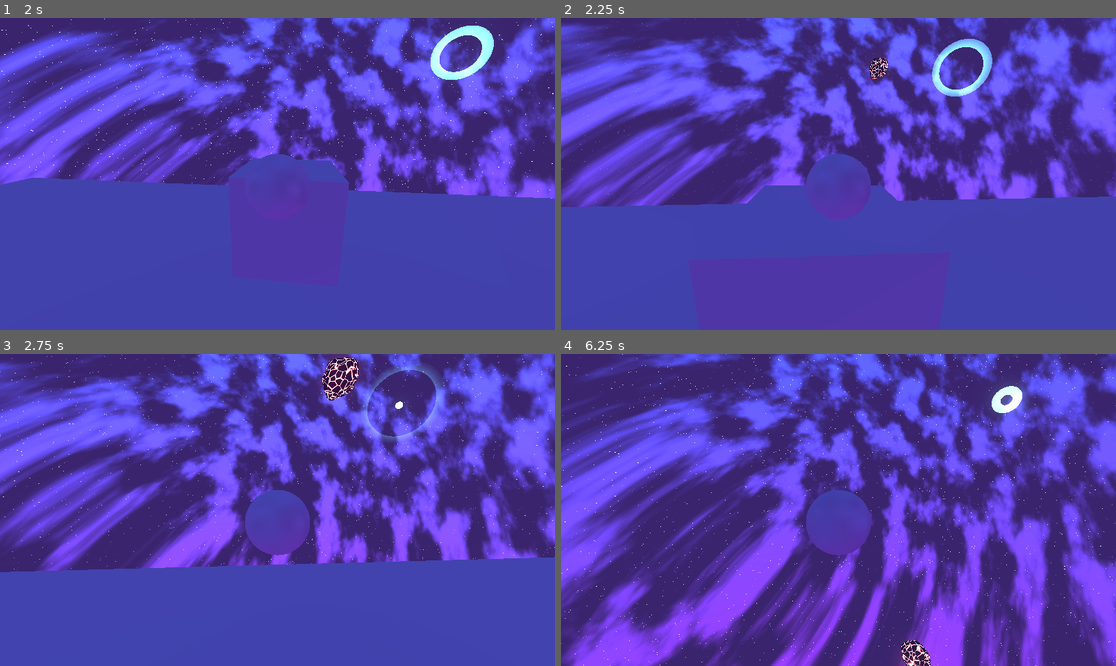
Above: before the commit, frames 1-4 (two rows, left to right).
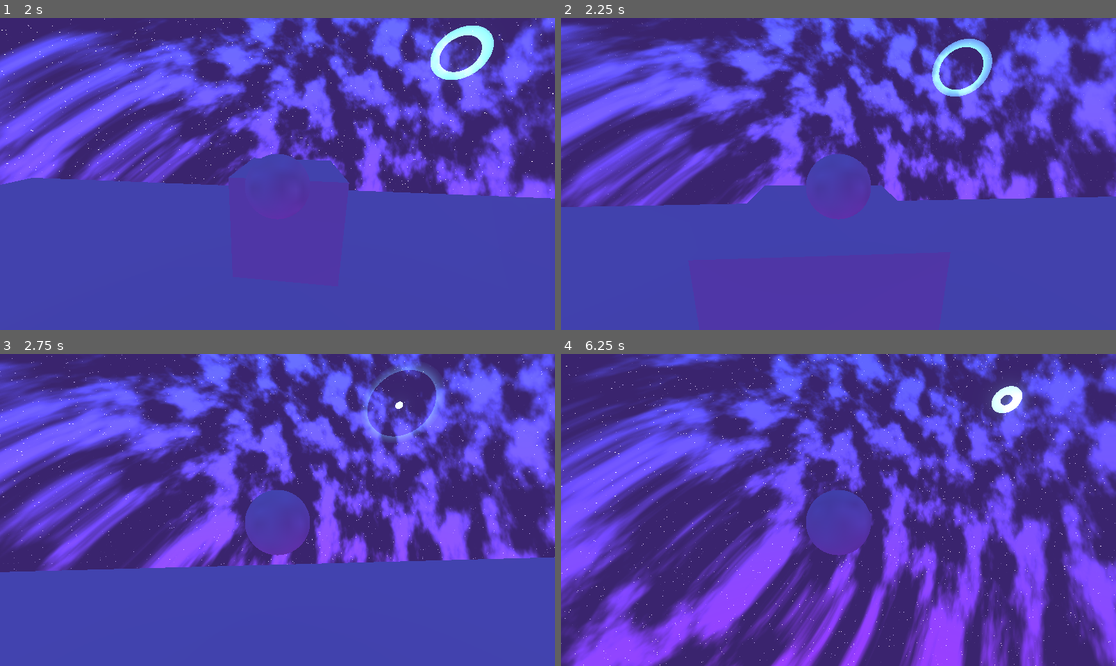
Above: after the commit, the same moments.

Repository: turab-usmani/lost-godot
Game: Godot game, scene res://scenes/main.tscn
Same seed, same stepped clock (60 frames per second), same inputs: the game is played once before the commit and once after it.
Inputs (mouse positions are in pixels of both pictures, inside the frame that each line leads up to):
- Up to frame 1 (2 s): move the mouse to (305, 174) at 0.52 s; hold Up (ui_up) from 0.53 s (still down); click (305, 174) at 0.67 s; move the mouse to (249, 174) at 1.27 s
- Up to frame 2 (2.25 s): keep holding Up (ui_up); move the mouse to (849, 167) at 2.02 s
- Up to frame 3 (2.75 s): keep holding Up (ui_up)
- Up to frame 4 (6.25 s): move the mouse to (832, 516) at 2.77 s; click (832, 516) at 2.92 s; move the mouse to (877, 513) at 3.52 s; move the mouse to (794, 506) at 4.27 s; move the mouse to (844, 510) at 5.02 s; click (844, 510) at 5.17 s; move the mouse to (816, 503) at 5.77 s; release Up (ui_up) at 5.78 s; hold Right (ui_right) from 5.78 s (still down)

Frame 1 is identical in both runs. In frame 2, 0.2% of the frame differs, in the area x 55-59%, y 12-20%; in frame 3, 0.7%, in the area x 58-65%, y 0-15%; in frame 4, 0.4%.

Commit message:
changed asteroids main.gd

Diff:
--- a/scripts/main.gd
+++ b/scripts/main.gd
@@ -2,8 +2,8 @@
 
 @export var player: Node3D
 @export var spawn_radius: float = 30.0
-@export var min_speed: float = 2.0
-@export var max_speed: float = 12.0
+@export var min_speed: float = 0.5
+@export var max_speed: float = 2.5
 @export var spawn_interval: float = 0.5
 
 var active_hazards: Array[Dictionary] = []
@@ -13,13 +13,11 @@
 	if not is_instance_valid(player):
 		return
 
-	# 1. Handle Spawning
 	timer += delta
 	if timer >= spawn_interval:
 		timer = 0.0
 		_spawn_noise_hazard()
 
-	# 2. Handle Movement and Cleanup
 	for i in range(active_hazards.size() - 1, -1, -1):
 		var hazard_data = active_hazards[i]
 		var area: Area3D = hazard_data["node"]
@@ -28,11 +26,27 @@
 			active_hazards.remove_at(i)
 			continue
 
-		area.global_position += hazard_data["direction"] * hazard_data["speed"] * delta
-
-		if area.global_position.distance_to(player.global_position) > spawn_radius * 1.5:
-			area.queue_free()
-			active_hazards.remove_at(i)
+		# Slowly drift the direction over time for organic floating
+		var drift_time = hazard_data["drift_time"] + delta
+		hazard_data["drift_time"] = drift_time
+
+		var wobble = Vector3(
+			sin(drift_time * hazard_data["wobble_freq"].x + hazard_data["wobble_phase"].x),
+			cos(drift_time * hazard_data["wobble_freq"].y + hazard_data["wobble_phase"].y),
+			sin(drift_time * hazard_data["wobble_freq"].z + hazard_data["wobble_phase"].z)
+		) * 0.3
+
+		var current_dir = (hazard_data["direction"] + wobble).normalized()
+		area.global_position += current_dir * hazard_data["speed"] * delta
+
+		# Slow spin
+		area.rotate(hazard_data["spin_axis"], hazard_data["spin_speed"] * delta)
+
+		# Bounce off the invisible sphere boundary instead of despawning
+		var dist = area.global_position.distance_to(player.global_position)
+		if dist > spawn_radius * 1.2:
+			hazard_data["direction"] = (player.global_position - area.global_position).normalized()
+
 
 func _spawn_noise_hazard() -> void:
 	var area = Area3D.new()
@@ -47,76 +61,104 @@
 
 	area.global_position = player.global_position + (spawn_dir * spawn_radius)
 
-	# --- Generate the UNIQUE Noise Mesh ---
 	var mesh_instance = MeshInstance3D.new()
-	mesh_instance.mesh = _generate_asteroid_mesh()
-
-	# === THE NEW SHADER MATERIAL ===
+	mesh_instance.mesh = _generate_alien_mesh()
+
 	var mat = ShaderMaterial.new()
 	var shader = Shader.new()
-	shader.code = _get_vein_shader_code()
+	shader.code = _get_glow_shader_code()
 	mat.shader = shader
 
-	# Pick a dark, charred base color for the rock
-	var rock_color = Color(randf_range(0.05, 0.15), randf_range(0.05, 0.15), randf_range(0.05, 0.15))
-
-	# Pick a random neon color for the glowing veins
-	var neon_colors = [
-		Color(0.9, 0.1, 0.1), # Red
-		Color(0.1, 0.9, 0.2), # Green
-		Color(0.1, 0.4, 1.0), # Blue
-		Color(0.8, 0.1, 1.0), # Purple
-		Color(1.0, 0.6, 0.1),  # Orange
-		Color(0.748, 0.236, 0.247, 1.0)
+	# Palette: deep space neons — these become the PRIMARY glow
+	var palettes = [
+		[Color(0.0, 0.8, 1.0),   Color(0.5, 0.0, 1.0)],   # Cyan / Violet
+		[Color(1.0, 0.2, 0.6),   Color(1.0, 0.6, 0.0)],   # Hot pink / Amber
+		[Color(0.1, 1.0, 0.5),   Color(0.0, 0.4, 1.0)],   # Mint / Electric blue
+		[Color(0.8, 0.0, 1.0),   Color(0.2, 0.8, 1.0)],   # Purple / Ice
+		[Color(1.0, 0.4, 0.0),   Color(1.0, 0.9, 0.1)],   # Fire / Yellow
 	]
-	var glow = neon_colors[randi() % neon_colors.size()]
-
-	# Send the unique variables to the graphics card
-	mat.set_shader_parameter("base_color", rock_color)
-	mat.set_shader_parameter("glow_color", glow)
-	# This massive random offset ensures every rock has a completely unique vein layout
-	mat.set_shader_parameter("offset", Vector3(randf() * 100.0, randf() * 100.0, randf() * 100.0))
+	var palette = palettes[randi() % palettes.size()]
+	var color_a = palette[0]
+	var color_b = palette[1]
+
+	mat.set_shader_parameter("color_a", color_a)
+	mat.set_shader_parameter("color_b", color_b)
+	mat.set_shader_parameter("glow_intensity", randf_range(3.0, 7.0))
+	mat.set_shader_parameter("noise_scale", randf_range(1.5, 4.0))
+	mat.set_shader_parameter("time_offset", randf() * 100.0)
+	mat.set_shader_parameter("pulse_speed", randf_range(0.4, 1.2))
+	mat.set_shader_parameter("rim_power", randf_range(1.5, 3.5))
 
 	mesh_instance.material_override = mat
 	area.add_child(mesh_instance)
 
-	# --- Add Collision ---
 	var collision = CollisionShape3D.new()
 	var shape = SphereShape3D.new()
 	shape.radius = 1.0
 	collision.shape = shape
 	area.add_child(collision)
 
-	# --- Calculate Movement Variables ---
-	var target_dir = (player.global_position - area.global_position).normalized()
-	var speed = randf_range(min_speed, max_speed)
+	# Random initial float direction (no bias toward player)
+	var rand_dir = Vector3(randf_range(-1, 1), randf_range(-1, 1), randf_range(-1, 1)).normalized()
 
 	active_hazards.append({
 		"node": area,
-		"direction": target_dir,
-		"speed": speed
+		"direction": rand_dir,
+		"speed": randf_range(min_speed, max_speed),
+		"drift_time": randf() * 100.0,
+		# Each axis wobbles at a different frequency for organic movement
+		"wobble_freq": Vector3(randf_range(0.2, 0.6), randf_range(0.2, 0.6), randf_range(0.2, 0.6)),
+		"wobble_phase": Vector3(randf() * TAU, randf() * TAU, randf() * TAU),
+		"spin_axis": Vector3(randf_range(-1, 1), randf_range(-1, 1), randf_range(-1, 1)).normalized(),
+		"spin_speed": randf_range(0.1, 0.6),
 	})
 
-# === THE MESH GENERATOR (From before) ===
-func _generate_asteroid_mesh() -> ArrayMesh:
-	var noise = FastNoiseLite.new()
-	noise.seed = randi()
-	noise.frequency = randf_range(0.02, 0.05)
-	noise.fractal_type = FastNoiseLite.FRACTAL_RIDGED
+
+func _generate_alien_mesh() -> ArrayMesh:
+	# Layer 1: large, sweeping distortion
+	var noise_macro = FastNoiseLite.new()
+	noise_macro.seed = randi()
+	noise_macro.frequency = randf_range(0.08, 0.18)
+	noise_macro.noise_type = FastNoiseLite.TYPE_SIMPLEX_SMOOTH
+	noise_macro.fractal_type = FastNoiseLite.FRACTAL_FBM
+	noise_macro.fractal_octaves = 4
+
+	# Layer 2: fine, sharp surface detail
+	var noise_detail = FastNoiseLite.new()
+	noise_detail.seed = randi()
+	noise_detail.frequency = randf_range(0.3, 0.7)
+	noise_detail.noise_type = FastNoiseLite.TYPE_CELLULAR
+	noise_detail.fractal_type = FastNoiseLite.FRACTAL_RIDGED
+	noise_detail.fractal_octaves = 3
+
+	# Vary base shape: not all spheres
+	var base_scale = Vector3(
+		randf_range(0.7, 1.4),
+		randf_range(0.7, 1.4),
+		randf_range(0.7, 1.4)
+	)
 
 	var sphere = SphereMesh.new()
 	sphere.radius = 1.0
 	sphere.height = 2.0
-	sphere.radial_segments = 32
-	sphere.rings = 16
+	sphere.radial_segments = 48
+	sphere.rings = 24
 
 	var arrays = sphere.get_mesh_arrays()
 	var vertices: PackedVector3Array = arrays[Mesh.ARRAY_VERTEX]
 	var normals: PackedVector3Array = arrays[Mesh.ARRAY_NORMAL]
 
 	for i in range(vertices.size()):
-		var noise_val = noise.get_noise_3dv(vertices[i] * 10.0)
-		vertices[i] += normals[i] * noise_val * 0.4
+		# Squash/stretch base shape
+		vertices[i] *= base_scale
+
+		var sample_pos = vertices[i] * 8.0
+		var macro_val = noise_macro.get_noise_3dv(sample_pos)
+		var detail_val = noise_detail.get_noise_3dv(sample_pos * 2.0)
+
+		# Blend: macro gives big lumps, detail gives sharp ridges
+		var combined = macro_val * 0.65 + detail_val * 0.35
+		vertices[i] += normals[i] * combined * 0.55
 
 	arrays[Mesh.ARRAY_VERTEX] = vertices
 
@@ -126,74 +168,100 @@
 	var st = SurfaceTool.new()
 	st.create_from(deformed_mesh, 0)
 	st.generate_normals()
-
 	return st.commit()
 
-# === THE GLOWING VEIN SHADER CODE ===
-# We store the shader code as a string here so it doesn't require a separate file!
-func _get_vein_shader_code() -> String:
+
+func _get_glow_shader_code() -> String:
 	return """
-	shader_type spatial;
-
-	uniform vec3 base_color : source_color = vec3(0.1, 0.1, 0.1);
-	uniform vec3 glow_color : source_color = vec3(0.0, 0.8, 1.0);
-	uniform float glow_intensity = 6.0;
-	uniform vec3 offset;
-
-	varying vec3 local_pos;
-
-	void vertex() {
-		// Capture the rock's 3D coordinates before camera movement
-		// so the veins stick to the rock and don't slide around
-		local_pos = VERTEX;
+shader_type spatial;
+render_mode blend_add, depth_draw_opaque, cull_back, ambient_light_disabled;
+
+uniform vec3 color_a : source_color = vec3(0.0, 0.8, 1.0);
+uniform vec3 color_b : source_color = vec3(0.5, 0.0, 1.0);
+uniform float glow_intensity : hint_range(1.0, 10.0) = 5.0;
+uniform float noise_scale : hint_range(0.5, 6.0) = 2.5;
+uniform float time_offset = 0.0;
+uniform float pulse_speed : hint_range(0.1, 3.0) = 0.7;
+uniform float rim_power : hint_range(1.0, 5.0) = 2.5;
+
+varying vec3 local_pos;
+varying vec3 local_normal;
+
+// Smooth 3D noise helpers
+vec3 hash3(vec3 p) {
+	p = fract(p * vec3(127.1, 311.7, 74.7));
+	p += dot(p, p.yzx + 19.19);
+	return fract((p.xxy + p.yzz) * p.zyx);
+}
+
+// Smooth value noise — more organic than Voronoi for a glowy feel
+float smooth_noise(vec3 p) {
+	vec3 i = floor(p);
+	vec3 f = fract(p);
+	f = f * f * (3.0 - 2.0 * f); // smoothstep curve
+
+	return mix(
+		mix(mix(dot(hash3(i + vec3(0,0,0)), f - vec3(0,0,0)),
+				dot(hash3(i + vec3(1,0,0)), f - vec3(1,0,0)), f.x),
+			mix(dot(hash3(i + vec3(0,1,0)), f - vec3(0,1,0)),
+				dot(hash3(i + vec3(1,1,0)), f - vec3(1,1,0)), f.x), f.y),
+		mix(mix(dot(hash3(i + vec3(0,0,1)), f - vec3(0,0,1)),
+				dot(hash3(i + vec3(1,0,1)), f - vec3(1,0,1)), f.x),
+			mix(dot(hash3(i + vec3(0,1,1)), f - vec3(0,1,1)),
+				dot(hash3(i + vec3(1,1,1)), f - vec3(1,1,1)), f.x), f.y), f.z
+	) * 0.5 + 0.5;
+}
+
+// Layered FBM for rich swirling detail
+float fbm(vec3 p) {
+	float v = 0.0;
+	float a = 0.5;
+	for (int i = 0; i < 5; i++) {
+		v += a * smooth_noise(p);
+		p = p * 2.1 + vec3(1.7, 9.2, 3.4);
+		a *= 0.5;
 	}
-
-	// Mathematical magic to generate random 3D coordinates
-	vec3 hash33(vec3 p) {
-		p = fract(p * vec3(0.1031, 0.1030, 0.0973));
-		p += dot(p, p.yxz + 33.33);
-		return fract((p.xxy + p.yxx) * p.zyx);
-	}
-
-	void fragment() {
-		// Multiply by 2.5 to scale how many veins appear.
-		vec3 p = local_pos * 2.5 + offset;
-
-		vec3 n = floor(p);
-		vec3 f = fract(p);
-
-		float F1 = 8.0; // Nearest cell
-		float F2 = 8.0; // Second nearest cell
-
-		// Generate a 3D Voronoi Cellular pattern
-		for (int k = -1; k <= 1; k++) {
-			for (int j = -1; j <= 1; j++) {
-				for (int i = -1; i <= 1; i++) {
-					vec3 g = vec3(float(i), float(j), float(k));
-					vec3 o = hash33(n + g);
-					vec3 r = g - f + o;
-					float d = dot(r, r);
-
-					if (d < F1) {
-						F2 = F1;
-						F1 = d;
-					} else if (d < F2) {
-						F2 = d;
-					}
-				}
-			}
-		}
-
-		// The "vein" is the border between cells.
-		// By subtracting the nearest point from the second nearest, we find the edges.
-		float edge = F2 - F1;
-
-		// Invert it and sharpen it so we only get thin glowing lines
-		float vein_mask = 1.0 - smoothstep(0.0, 0.15, edge);
-
-		ALBEDO = base_color;
-		// Multiply the neon color by the mask, then crank up the brightness
-		EMISSION = glow_color * vein_mask * glow_intensity;
-		ROUGHNESS = 0.9;
-	}
-	"""
+	return v;
+}
+
+void vertex() {
+	local_pos = VERTEX;
+	local_normal = NORMAL;
+}
+
+void fragment() {
+	float t = TIME * pulse_speed + time_offset;
+
+	// Swirling animated noise on the surface
+	vec3 p = local_pos * noise_scale;
+	// Warp the noise input for extra turbulence
+	vec3 warp = vec3(
+		fbm(p + vec3(0.0, 0.0, t * 0.3)),
+		fbm(p + vec3(5.2, 1.3, t * 0.2)),
+		fbm(p + vec3(3.7, 8.1, t * 0.25))
+	);
+	float pattern = fbm(p + warp * 1.2);
+
+	// Pulse the whole thing
+	float pulse = sin(t + pattern * 4.0) * 0.5 + 0.5;
+	pattern = mix(pattern, pattern * pulse, 0.4);
+
+	// Blend between the two palette colors based on the swirl pattern
+	vec3 surface_color = mix(color_a, color_b, pattern);
+
+	// Rim / Fresnel glow — bright at edges, darker in center
+	float fresnel = pow(1.0 - abs(dot(NORMAL, VIEW)), rim_power);
+
+	// Inner core: dim, just a hint of color
+	float core_brightness = pattern * 0.3;
+	// Rim: full glow
+	float rim_brightness = fresnel * 1.5;
+
+	vec3 final_emission = surface_color * (core_brightness + rim_brightness) * glow_intensity;
+
+	ALBEDO = vec3(0.0); // No diffuse — pure emission object
+	EMISSION = final_emission;
+	ALPHA = clamp(core_brightness * 0.6 + fresnel * 0.85, 0.15, 1.0);
+	ROUGHNESS = 1.0;
+}
+"""
